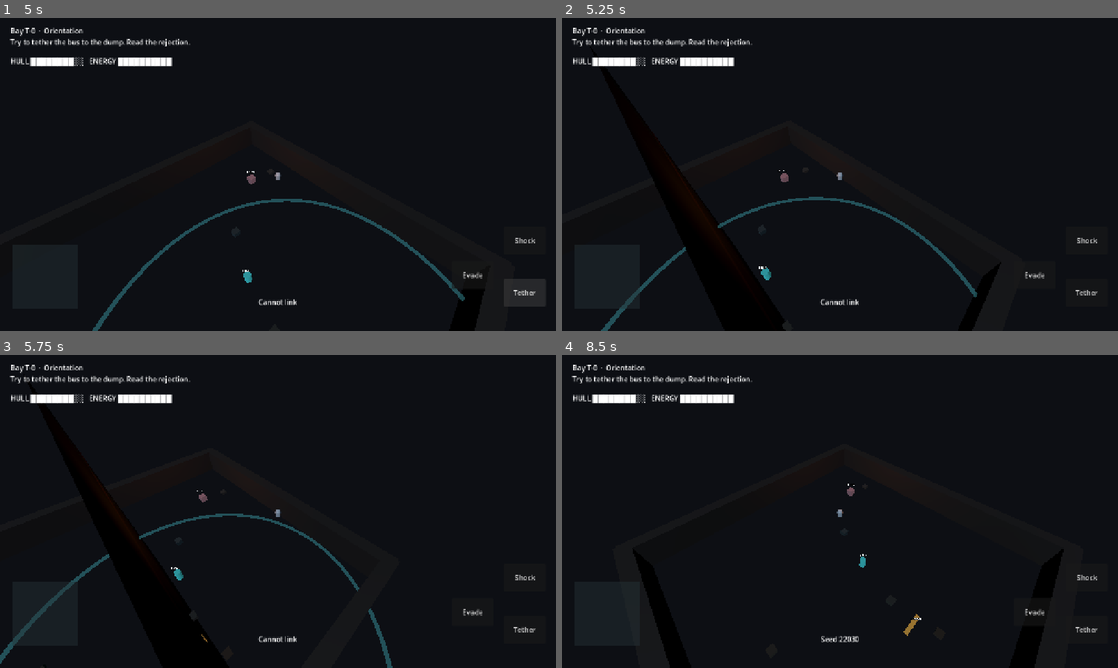
Above: before the commit, frames 1-4 (two rows, left to right).
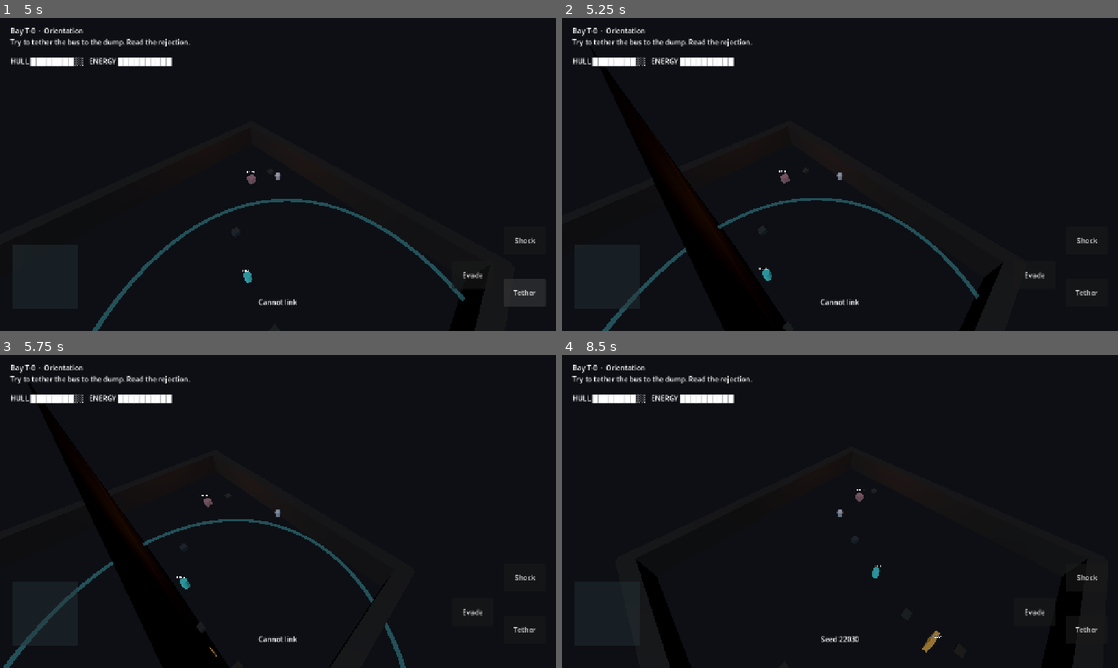
Above: after the commit, the same moments.

Repository: eugeneabongo9-cmyk/relay-breach
Game: Godot game, scene res://scenes/main.tscn
Two runs of this game, one before a commit and one after it. Both use one fixed random seed, a clock stepped at 60 frames per second and the inputs below.
Inputs (mouse positions are in pixels of both pictures, inside the frame that each line leads up to):
- Up to frame 1 (5 s): click "Start" at 0.5 s; click "Evade" at 1.25 s; click "Shock" at 2 s; tap Enter at 2.75 s; move the mouse to (400, 158) at 2.77 s; hold D (move_right) 2.78-3.5 s; tap Q (cycle_target) at 2.85 s; click (400, 158) at 2.92 s; drag from (166, 190) to (250, 237) at 3.52 s; click "Tether" at 4.25 s
- Up to frame 2 (5.25 s): tap Space (evade) at 5 s; move the mouse to (895, 105) at 5.02 s; hold D (move_right) from 5.03 s (still down); tap J (shock) at 5.1 s
- Up to frame 3 (5.75 s): keep holding D (move_right)
- Up to frame 4 (8.5 s): release D (move_right) at 5.75 s; drag from (812, 574) to (673, 464) at 5.77 s; tap Enter at 6.5 s; move the mouse to (1006, 558) at 6.52 s; hold A (move_left) 6.53-7.25 s; tap Q (cycle_target) at 6.6 s; drag from (673, 464) to (756, 433) at 7.27 s; tap Space (evade) at 8 s; move the mouse to (867, 511) at 8.02 s; hold S (move_back) from 8.03 s (still down); tap J (shock) at 8.1 s; click (867, 511) at 8.17 s

Frame 1 is identical in both runs. In frame 2, 0.4% of the frame differs, in the area x 7-80%, y 48-100%; in frame 3, 2.0%, in the area x 0-73%, y 43-100%; in frame 4, 1.2%.

Commit message:
fix: step bodies by tick delta and repair CI yaml
GitHub rejected the first workflow before any job (run 40578775847).
Movement no longer uses move_and_slide, which follows frame time and
left the headless tutorial short of the exit.

Diff:
--- a/scripts/game/enemy_actor.gd
+++ b/scripts/game/enemy_actor.gd
@@ -75,7 +75,17 @@
 	else:
 		velocity = velocity.move_toward(Vector3.ZERO, 40.0 * dt)
 	velocity.y = 0.0
-	move_and_slide()
+	var motion := velocity * dt
+	for _step in 4:
+		if motion.length() < 0.0001:
+			break
+		var hit := move_and_collide(motion)
+		if hit == null:
+			break
+		var normal := hit.get_normal()
+		motion = hit.get_remainder().slide(normal)
+		velocity = velocity.slide(normal)
+		velocity.y = 0.0
 	last_pos = global_position
 	if brain.state == "attack" and prev_state != "attack":
 		_on_attack_begin()
--- a/scripts/game/player.gd
+++ b/scripts/game/player.gd
@@ -81,7 +81,9 @@
 		flat = flat.move_toward(wish * move_speed, rate * dt)
 		velocity = flat
 	velocity.y = 0.0
-	move_and_slide()
+	# move_and_slide travels by the engine physics delta, not this dt.
+	# A headless tick loop would then depend on wall-clock frame time.
+	_slide(dt)
 	if visual != null and facing.length() > 0.1:
 		visual.look_at(visual.global_position + Vector3(facing.x, 0.0, facing.z), Vector3.UP)
 		var pulse := 1.0 + (0.18 if iframe_left > 0.0 else 0.0)
@@ -97,3 +99,17 @@
 		if session != null:
 			session.call("on_player_hurt")
 	return bool(result["hit"])
+
+
+func _slide(dt: float) -> void:
+	var motion := velocity * dt
+	for _step in 4:
+		if motion.length() < 0.0001:
+			return
+		var hit := move_and_collide(motion)
+		if hit == null:
+			return
+		var normal := hit.get_normal()
+		motion = hit.get_remainder().slide(normal)
+		velocity = velocity.slide(normal)
+		velocity.y = 0.0
--- a/tests/run_tests.gd
+++ b/tests/run_tests.gd
@@ -177,17 +177,23 @@
 	_ok(main.cam != null, "camera exists")
 	main.start_run(4)
 	_game.set_qa_codes(["KeyW"])
-	for _i in 45:
+	for _i in 20:
 		main._sim(1.0 / 60.0)
 	_ok(_game.probe_speed() > 0.4, "W moves the engineer")
+	# Park in open floor. A long W hold from the spawn walks into the west wall
+	# and the slide changes heading, which is not what this check measures.
+	main.player.global_position = Vector3(13, 0, 13)
+	main.player.velocity = Vector3.ZERO
 	var yaw_before: float = _game.probe_yaw()
 	_game.set_qa_codes(["KeyW", "KeyA"])
-	for _i in 25:
+	for _i in 12:
 		main._sim(1.0 / 60.0)
 	_ok(_wrap(_game.probe_yaw() - yaw_before) > 0.05, "held A strafes screen-left")
+	main.player.global_position = Vector3(13, 0, 13)
+	main.player.velocity = Vector3.ZERO
 	yaw_before = _game.probe_yaw()
 	_game.set_qa_codes(["KeyW", "KeyD"])
-	for _i in 25:
+	for _i in 12:
 		main._sim(1.0 / 60.0)
 	_ok(_wrap(_game.probe_yaw() - yaw_before) < -0.05, "held D strafes screen-right")
 	_game.clear_qa()
@@ -207,7 +213,7 @@
 	for _i in 50:
 		main._sim(1.0 / 60.0)
 	_ok(main.door_open, "door opens by holding the link")
-	_drive(main, main.exit_pos, 520)
+	_drive(main, main.exit_pos, 240)
 	var advanced: bool = int(main.room_index) >= 1 or str(main.mode) == "upgrade"
 	_ok(advanced, "tutorial exit enters the run (idx %s mode %s)" % [str(main.room_index), str(main.mode)])
 
Binary file added: docs/media/tutorial-bay.png
Not shown, changed: .github/workflows/ci.yml
Not shown, changed: README.md
Not shown, changed: docs/CHANGELOG.md
Not shown, changed: docs/RELEASE_CHECKLIST.md
Not shown, changed: docs/performance.md
